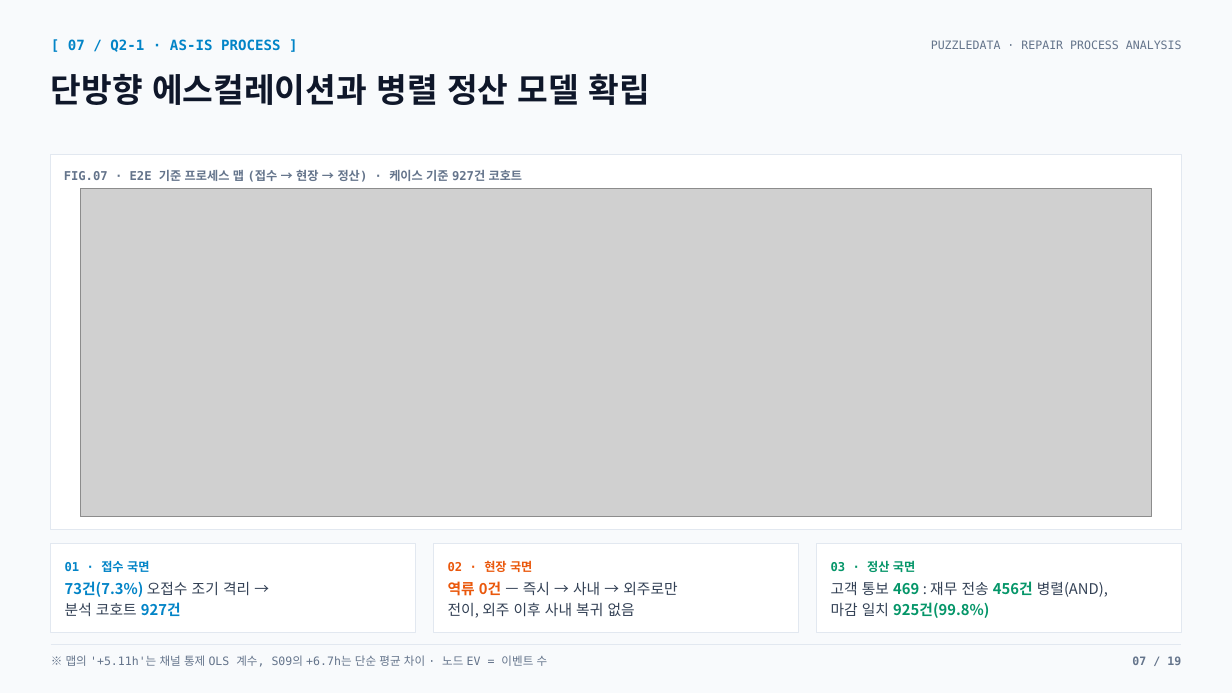
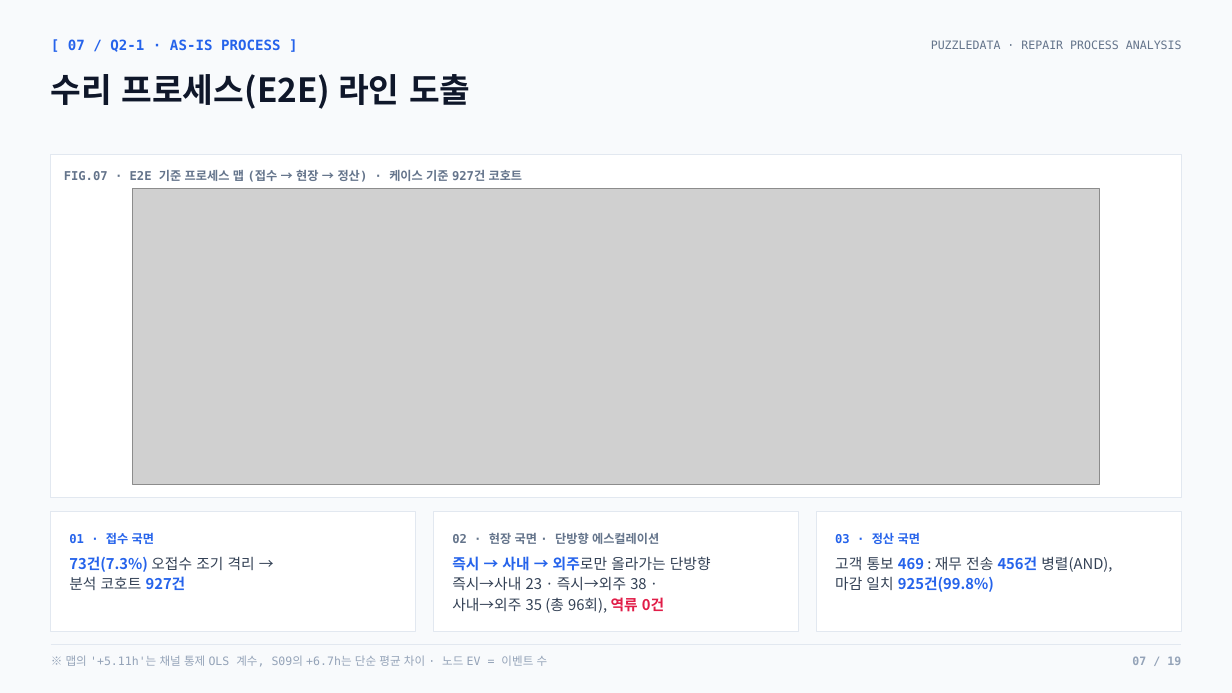
Before and after one commit to nus1245/puzzle_data, a slide deck: slide 7 of outputs/pptx/puzzledata_repair_report.pptx. Drawn at 1232x693 pixels with LibreOffice and Linux fonts; fonts in the diff are those of the drawing; grey boxes stand for pictures. Boxes give left, top, right and bottom in pixels: in the first picture for what was removed or moved away, otherwise in the second. Text is boxed around its words. In the diff, an @@ line names an element or a change of style, - is before the commit and + after.

```diff
--- a/outputs/pptx/puzzledata_repair_report.pptx
+++ b/outputs/pptx/puzzledata_repair_report.pptx
@@ text "[ 07 / Q2-1 · ..." at (68,39,281,52): text colour #0284C7 to #2563EB @@
@@ text at (51,74,470,109): text changed @@
-단방향 에스컬레이션과 병렬 정산 모델 확립
+수리 프로세스(E2E) 라인 도출
@@ rectangle: place and size @@
-rectangle at (51,154,1181,530)
+rectangle at (51,154,1181,497)
@@ picture: place and size @@
-picture at (80,189,1153,517)
+picture at (133,189,1100,484)
@@ rectangle: place and size @@
-rectangle at (51,543,415,632)
+rectangle at (51,511,415,631)
@@ text "01 · 접수 국면" at (69,532,154,544): text colour #0284C7 to #2563EB @@
@@ text "01 · 접수 국면": place and size @@
-text "01 · 접수 국면" at (65,560,149,572)
+text "01 · 접수 국면" at (69,532,154,544)
@@ rectangle: place and size @@
-rectangle at (433,543,798,632)
+rectangle at (433,511,798,631)
@@ text at (452,532,659,544): text changed; text colour #EA580C to #64748B @@
-02 · 현장 국면
+02 · 현장 국면 · 단방향 에스컬레이션
@@ rectangle: place and size @@
-rectangle at (817,543,1181,632)
+rectangle at (817,511,1181,631)
@@ text "03 · 정산 국면": place and size @@
-text "03 · 정산 국면" at (831,560,915,572)
+text "03 · 정산 국면" at (835,532,920,544)
@@ text "03 · 정산 국면" at (835,532,920,544): text colour #059669 to #2563EB @@
@@ text "73건(7.3%) 오접수 조기 격리 → ...": place and size @@
-text "73건(7.3%) 오접수 조기 격리 → ..." at (65,581,250,616)
+text "73건(7.3%) 오접수 조기 격리 → ..." at (69,556,255,590)
@@ text "73건(7.3%) 오접수 조기 격리 → ..." at (69,556,255,590): text colour #0284C7 to #2563EB in "73건(7.3%) 927건" @@
@@ text at (452,556,711,613): text changed @@
-역류 0건 — 즉시 → 사내 → 외주로만
-전이, 외주 이후 사내 복귀 없음
+즉시 → 사내 → 외주로만 올라가는 단방향
+즉시→사내 23 · 즉시→외주 38 ·
+사내→외주 35 (총 96회), 역류 0건
@@ text "고객 통보 469 : 재무 ...": place and size @@
-text "고객 통보 469 : 재무 ..." at (831,581,1108,618)
+text "고객 통보 469 : 재무 ..." at (835,556,1112,592)
@@ text "고객 통보 469 : 재무 ..." at (835,556,1112,592): text colour #059669 to #2563EB in "469 456건 925건(99.8%)" @@
@@ text "※ 맵의 '+5.11h'는 채널 통제 ..." at (66,655,548,667): text colour #64748B to #94A3B8 @@
@@ text "07 / 19" at (1132,656,1181,665): text colour #64748B to #94A3B8 @@
```
Also in this commit, not shown: 17 other slides changed, 1 slide added, 1 slide removed, 22 other files.
